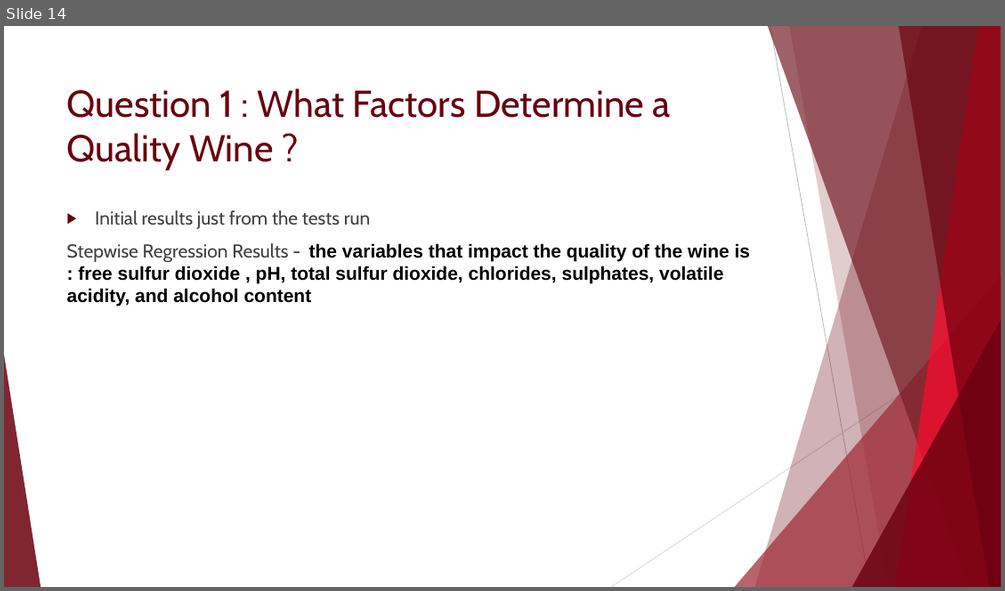
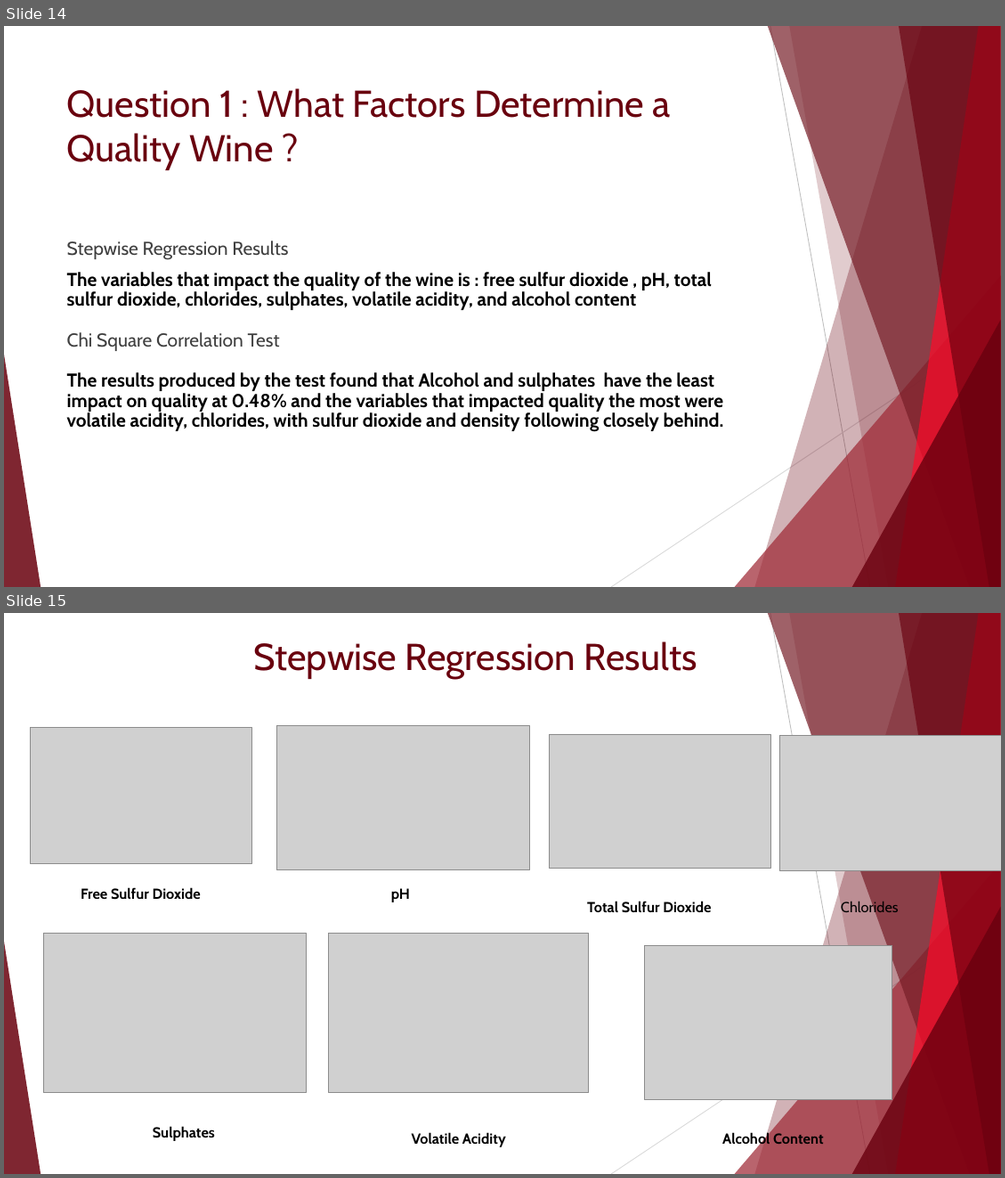
Before and after one commit to Phoebe-Moore/FinalProject, a slide deck: Red Wine Quality Analysis Presentation update.pptx. Shown one above the other, each under a label of ours: slide 14 before the commit, slides 14 and 15 after it. The pictures are 1005x591 and 1005x1178 pixels, drawn with LibreOffice and Linux fonts; fonts in the diff are those of the drawing; grey boxes stand for pictures. Boxes give left, top, right and bottom in pixels: in the first picture for what was removed or moved away, otherwise in the second. Text is boxed around its words. In the diff, an @@ line names an element or a change of style, - is before the commit and + after.

```diff
--- a/Red Wine Quality Analysis Presentation update.pptx
+++ b/Red Wine Quality Analysis Presentation update.pptx
@@ slide 15 added at (x1=4, y1=613, x2=1001, y2=1174), background #FFFFFF; not listed: 10 template elements that a slide beside it also shows @@
@@ title added at (x1=254, y1=641, x2=697, y2=679), 36 pt, text #69000E @@
+Stepwise Regression Results
@@ picture added at (x1=30, y1=728, x2=251, y2=863) @@
@@ picture added at (x1=277, y1=726, x2=530, y2=870) @@
@@ picture added at (x1=550, y1=734, x2=770, y2=868) @@
@@ picture added at (x1=779, y1=736, x2=1001, y2=871) @@
@@ text added at (x1=81, y1=887, x2=201, y2=900), 14 pt, text #000000, bold @@
+Free Sulfur Dioxide
@@ text added at (x1=391, y1=888, x2=410, y2=902), 14 pt, text #000000, bold @@
+pH
@@ text added at (x1=587, y1=900, x2=711, y2=913), 14 pt, text #000000, bold @@
+Total Sulfur Dioxide
@@ text added at (x1=841, y1=900, x2=898, y2=916), 14 pt, text #000000 @@
+Chlorides
@@ picture added at (x1=44, y1=933, x2=306, y2=1093) @@
@@ picture added at (x1=329, y1=933, x2=589, y2=1093) @@
@@ picture added at (x1=645, y1=946, x2=892, y2=1100) @@
@@ text added at (x1=153, y1=1126, x2=215, y2=1141), 14 pt, text #000000, bold @@
+Sulphates
@@ text added at (x1=412, y1=1132, x2=506, y2=1147), 14 pt, text #000000, bold @@
+Volatile Acidity
@@ text added at (x1=722, y1=1132, x2=824, y2=1148), 14 pt, text #000000, bold @@
+Alcohol Content
@@ slide 14 changed as well @@
@@ text at (x1=67, y1=240, x2=724, y2=432): text changed; font Arial to Cabin @@
-▶ Initial results just from the tests run
-Stepwise Regression Results - the variables that impact the quality of the wine is : free sulfur dioxide , pH, total sulfur dioxide, chlorides, sulphates, volatile acidity, and alcohol content
+Stepwise Regression Results
+The variables that impact the quality of the wine is : free sulfur dioxide , pH, total sulfur dioxide, chlorides, sulphates, volatile acidity, and alcohol content
+Chi Square Correlation Test
+The results produced by the test found that Alcohol and sulphates have the least impact on quality at 0.48% and the variables that impacted quality the most were volatile acidity, chlorides, with sulfur dioxide and density following closely behind.
@@ line (1001, 328) - (611, 587): stroke #D9D9D9 0.75 pt to #D8D8D8 0.75 pt @@
```
Also in this commit, not shown: 17 other slides changed, 4 other slides added, 4 slides removed.
